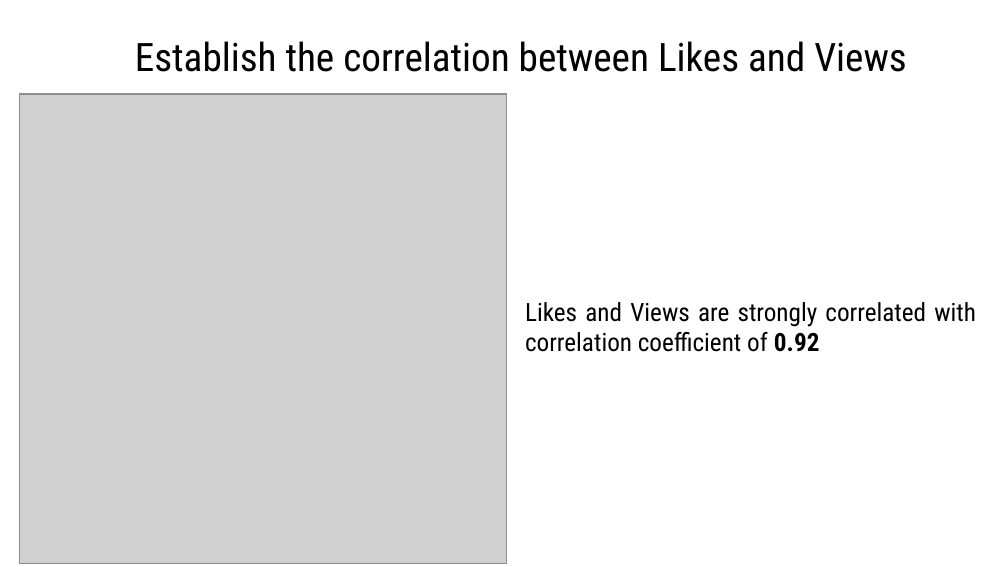
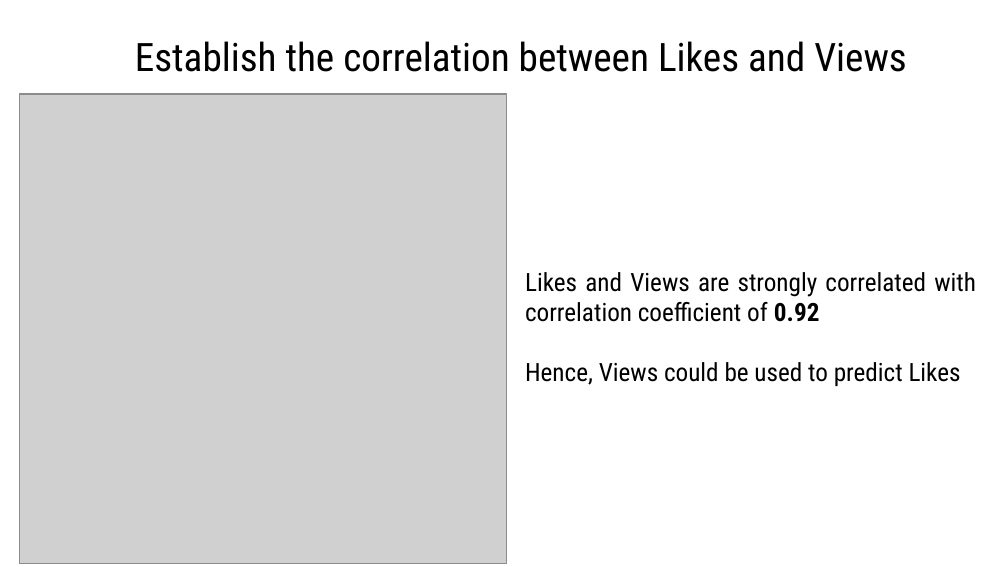
Before and after one commit to danielkf88/youtube_recommender, a slide deck: slide 20 of Capstone_presentation.pptx. Drawn at 1008x567 pixels with LibreOffice and Linux fonts; fonts in the diff are those of the drawing; grey boxes stand for pictures. Boxes give left, top, right and bottom in pixels: in the first picture for what was removed or moved away, otherwise in the second. Text is boxed around its words. In the diff, an @@ line names an element or a change of style, - is before the commit and + after.

```diff
--- a/Capstone_presentation.pptx
+++ b/Capstone_presentation.pptx
@@ text at (x1=525, y1=362, x2=961, y2=386): paragraph added @@
+Hence, Views could be used to predict Likes
```
Also in this commit, not shown: 11 other slides changed, 1 slide added.
